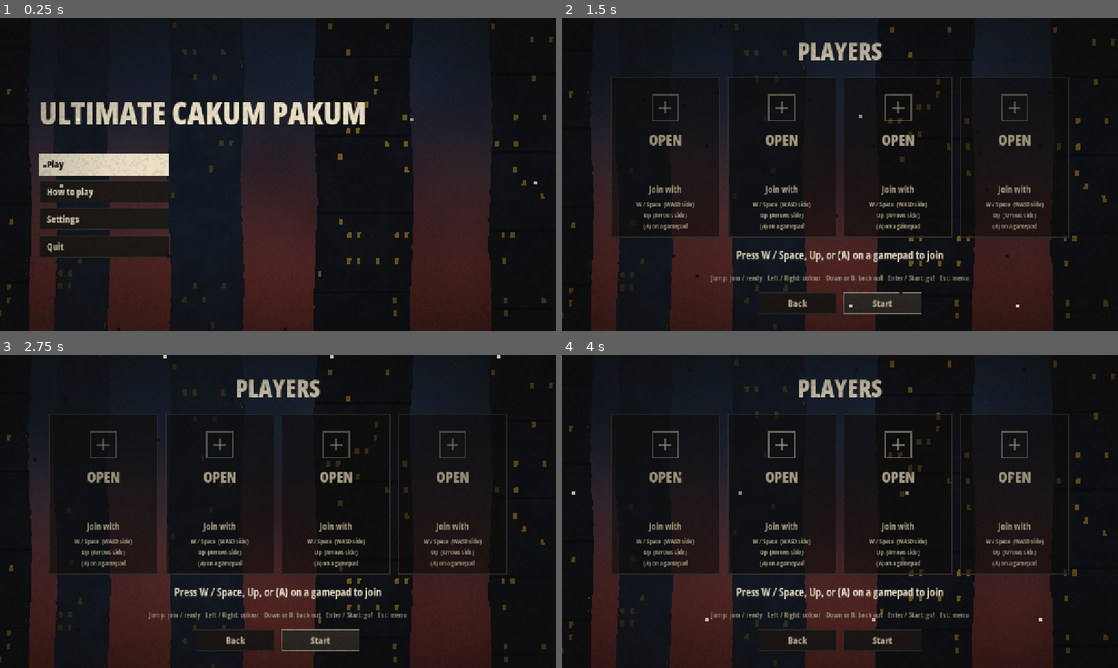
Above: before the commit, frames 1-4 (two rows, left to right).
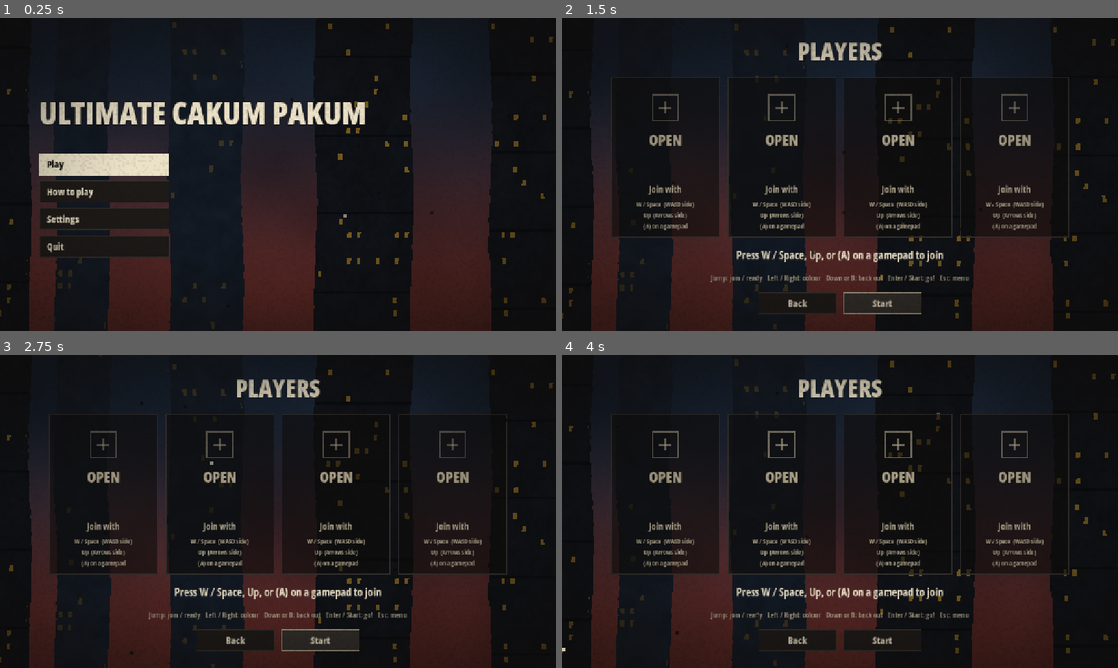
Above: after the commit, the same moments.

Repository: Punff/game-dev
Game: Godot game, scene res://scenes/main_menu.tscn
Two runs of this game, one before a commit and one after it. Both use one fixed random seed, a clock stepped at 60 frames per second and the inputs below.
Inputs:
- Up to frame 1 (0.25 s): no input
- Up to frame 2 (1.5 s): click "Play" at 0.5 s; click "Start" at 1.25 s
- Up to frame 3 (2.75 s): click "Start" at 2 s
- Up to frame 4 (4 s): click "Back" at 2.75 s; click "Play" at 3.5 s

The runs differ from the first frame. In frame 1, less than 0.1% of the frame differs, in the area x 7-97%, y 32-100%; in frame 2, less than 0.1%; in frame 3, less than 0.1%; in frame 4, less than 0.1%, in the area x 0-87%, y 38-95%.

Commit message:
Grit overlay: pattern-free hash for WebGL
Co-Authored-By: Claude Opus 5.5 <noreply@anthropic.com>

Diff:
--- a/shaders/grit.gdshader
+++ b/shaders/grit.gdshader
@@ -7,15 +7,16 @@
 
 uniform float strength = 1.0;
 
+// "Hash without sine" (Dave Hoskins) - no visible patterns on WebGL.
 float hash(vec2 p) {
-	p = fract(p * vec2(123.34, 456.21));
-	p += dot(p, p + 45.32);
-	return fract(p.x * p.y);
+	vec3 p3 = fract(vec3(p.xyx) * 0.1031);
+	p3 += dot(p3, p3.yzx + 33.33);
+	return fract((p3.x + p3.y) * p3.z);
 }
 
 void fragment() {
 	vec2 px = FRAGCOORD.xy;
-	float frame = floor(TIME * 12.0);
+	float frame = mod(floor(TIME * 12.0), 97.0);
 	float n = hash(floor(px / 2.0) + frame * 17.0);
 
 	// Dark grain
